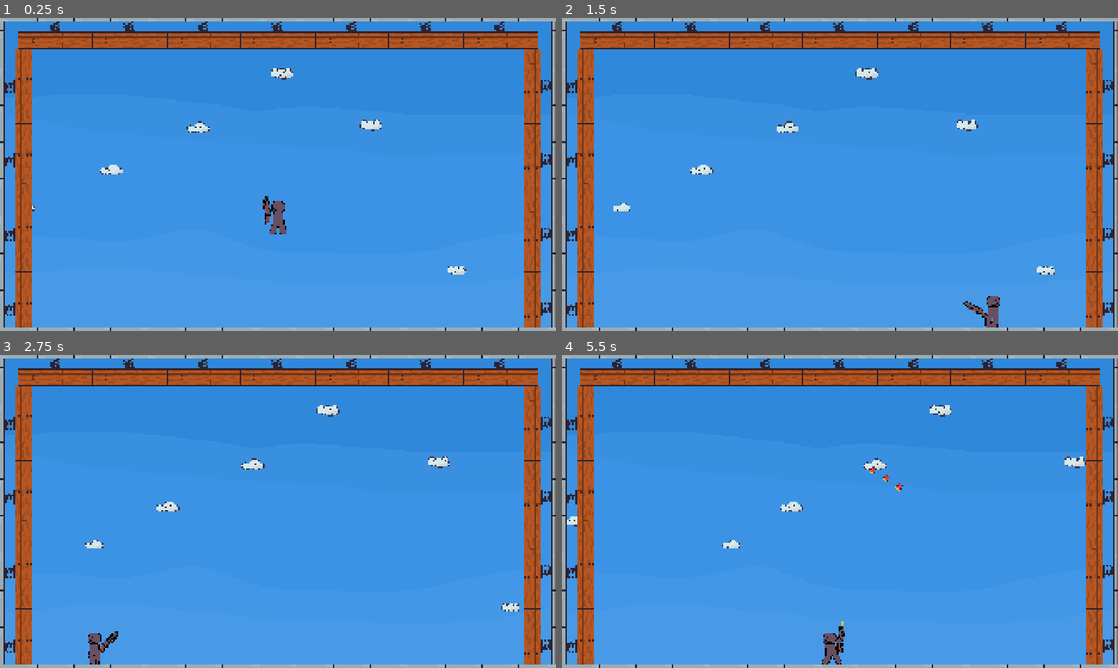
Above: before the commit, frames 1-4 (two rows, left to right).
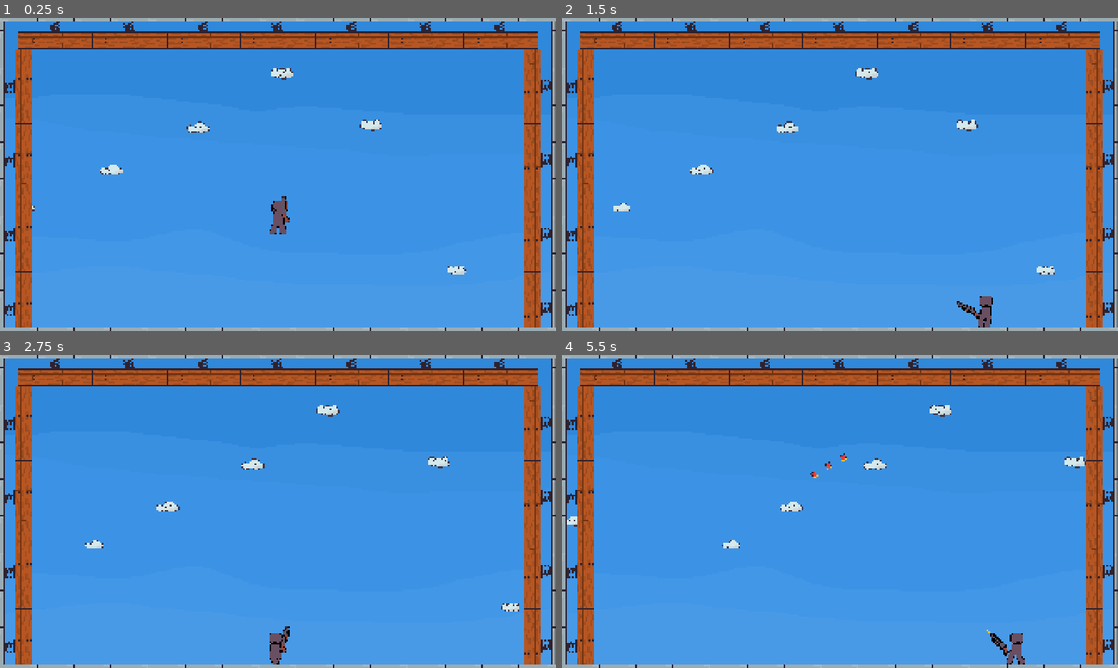
Above: after the commit, the same moments.

Repository: Sominnyusz/Vault
Game: Godot game, scene res://scenes/game.tscn
Two runs of this game, one before a commit and one after it. Both use one fixed random seed, a clock stepped at 60 frames per second and the inputs below.
Inputs (mouse positions are in pixels of both pictures, inside the frame that each line leads up to):
- Up to frame 1 (0.25 s): no input
- Up to frame 2 (1.5 s): move the mouse to (962, 158) at 0.52 s; hold D (move_Right) from 0.53 s (still down); click (962, 158) at 0.6 s; tap Space (jump) at 0.77 s; move the mouse to (728, 190) at 1.27 s; click (728, 190) at 1.35 s
- Up to frame 3 (2.75 s): tap Space (jump) at 1.52 s; move the mouse to (333, 442) at 2.02 s; release D (move_Right) at 2.03 s; hold A (move_Left) from 2.03 s (still down); click (333, 442) at 2.1 s
- Up to frame 4 (5.5 s): move the mouse to (812, 574) at 2.77 s; release A (move_Left) at 2.78 s; hold D (move_Right) 2.78-4.28 s; click (812, 574) at 2.85 s; tap Space (jump) at 3.02, 3.77, 4.52 s; move the mouse to (1006, 558) at 3.52 s; click (1006, 558) at 3.6 s; move the mouse to (673, 464) at 4.27 s; hold A (move_Left) 4.28-5.03 s; click (673, 464) at 4.35 s; move the mouse to (867, 511) at 5.02 s; hold D (move_Right) from 5.03 s (still down); click (867, 511) at 5.1 s

The runs differ from the first frame. In frame 1, 0.2% of the frame differs, in the area x 47-53%, y 56-66%; in frame 2, 0.4%; in frame 3, 0.6%; in frame 4, 0.8%, in the area x 44-84%, y 31-99%.

Commit message:
V.0.7.: Shotgun +

Diff:
--- a/scripts/shotty.gd
+++ b/scripts/shotty.gd
@@ -8,7 +8,7 @@
 var fddgffgfg
 
 func _physics_process(delta: float) -> void:
-	look_at(get_global_mouse_position())
+	rotation = (get_global_mouse_position() - get_parent().position).angle()
 
 	rotation_degrees = wrap(rotation_degrees, 0, 360)
 
@@ -23,10 +23,13 @@
 	if Input.is_action_just_pressed("shoot") and sprite.animation != "shoot":
 		sprite.play("shoot")
 		for i in range(3):
+
 			var instance = shell.instantiate()
 			instance.rotation_degrees = rotation_degrees + -5 * (i-1)
 			instance.global_position = shellpoint.global_position
 			instance.speed = abs(get_parent().velocity.x) + 722
 			get_tree().root.add_child(instance)
+
+		get_parent().velocity -= Vector2.from_angle(rotation) * (abs(get_parent().velocity.x) + 422)
 		await sprite.animation_finished
 		sprite.play("default")
